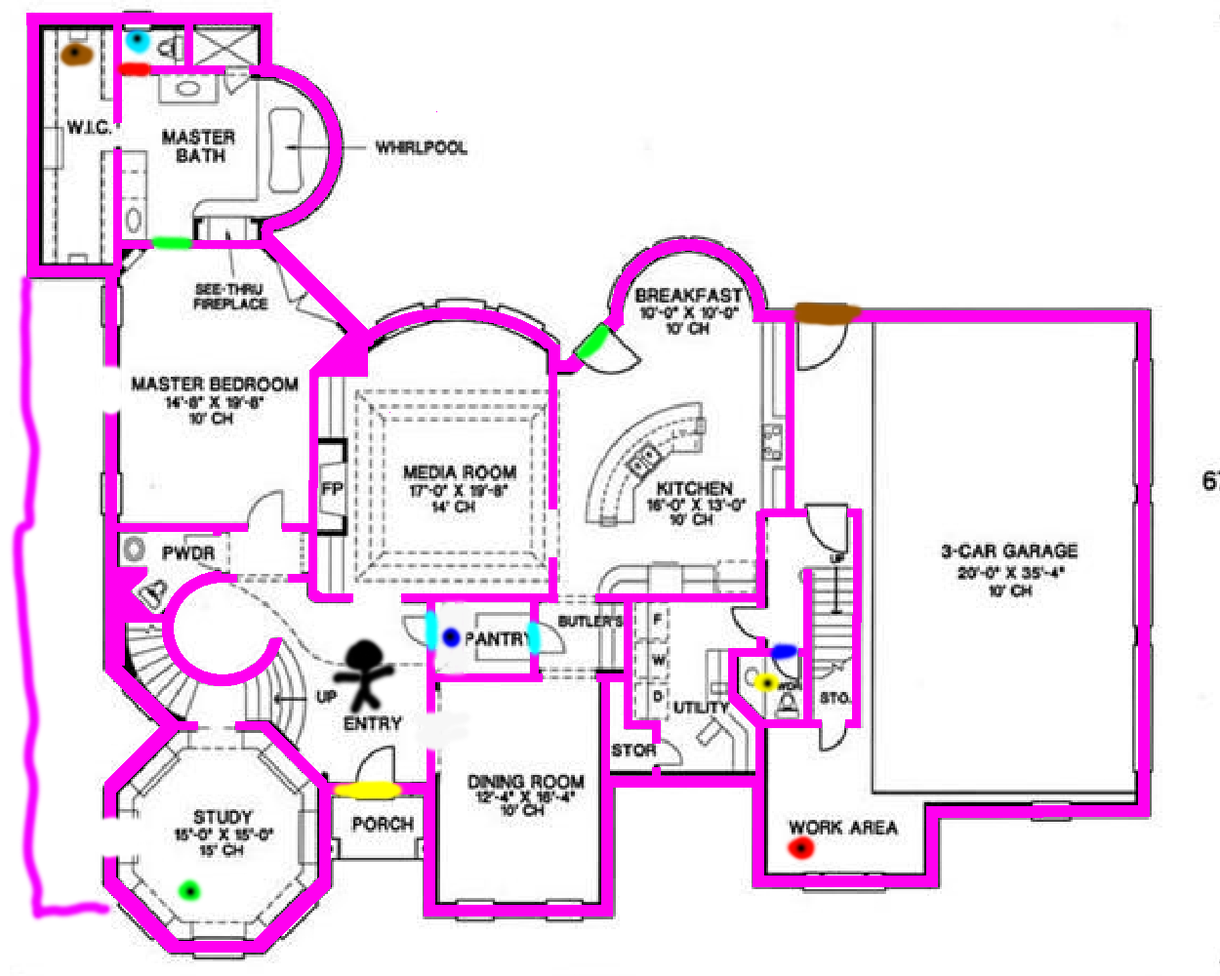
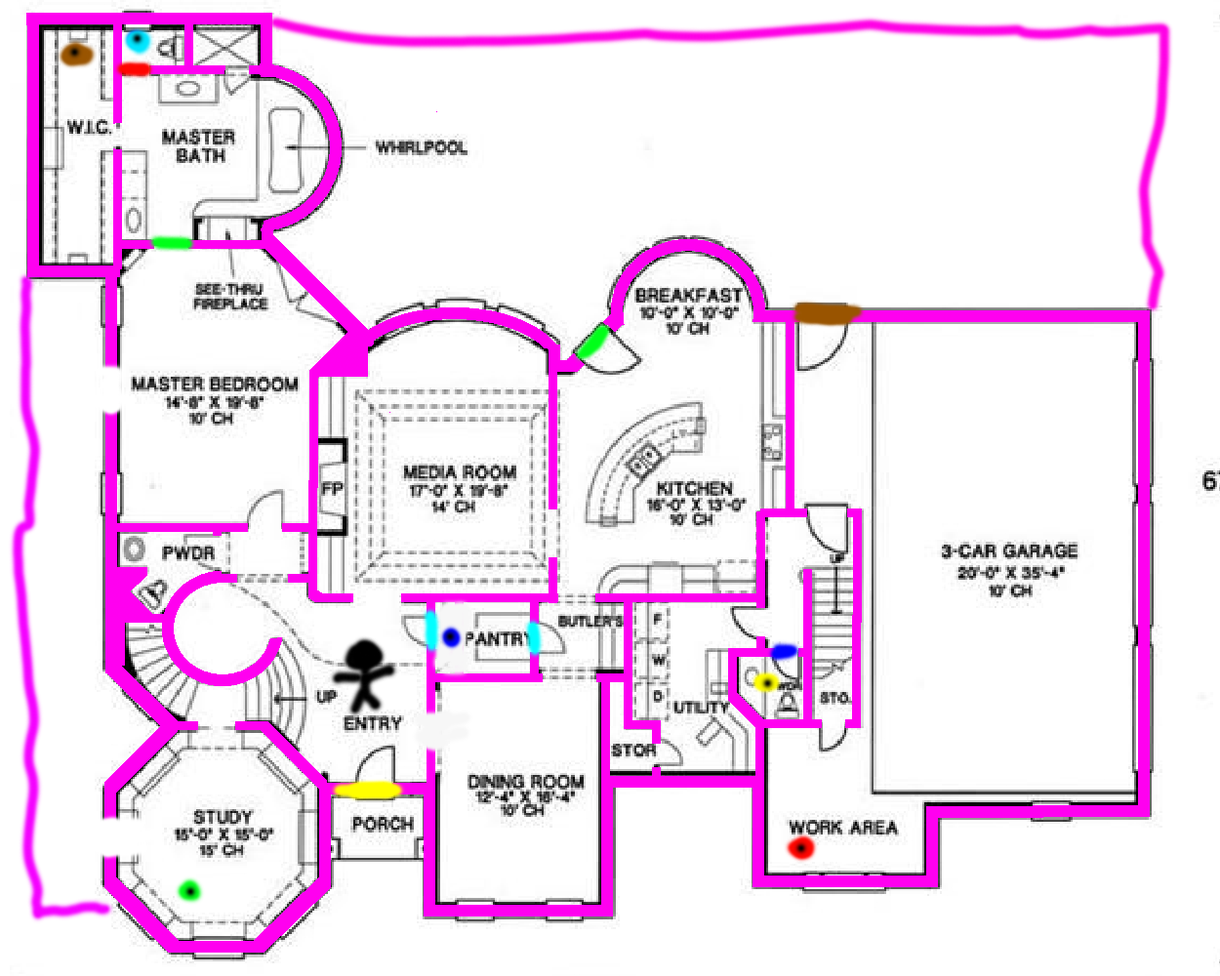
Layers edited between the first and the second 1220px x 976px image:
painted on "Layer 2" over [270, 13, 1174, 315]
